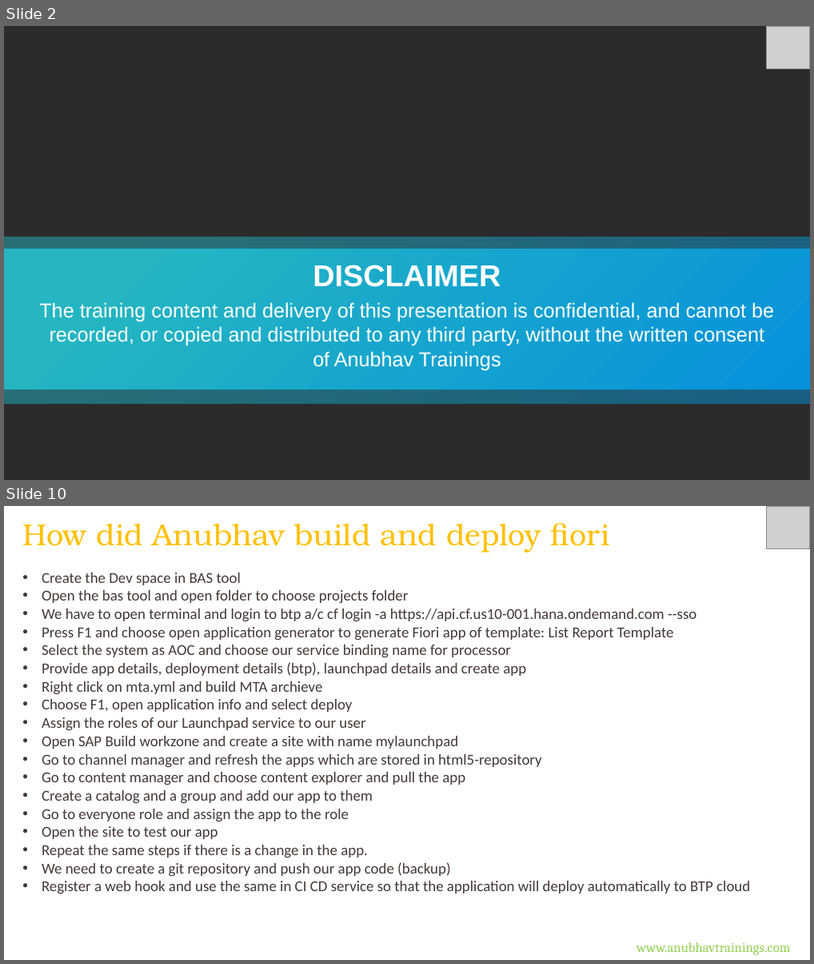
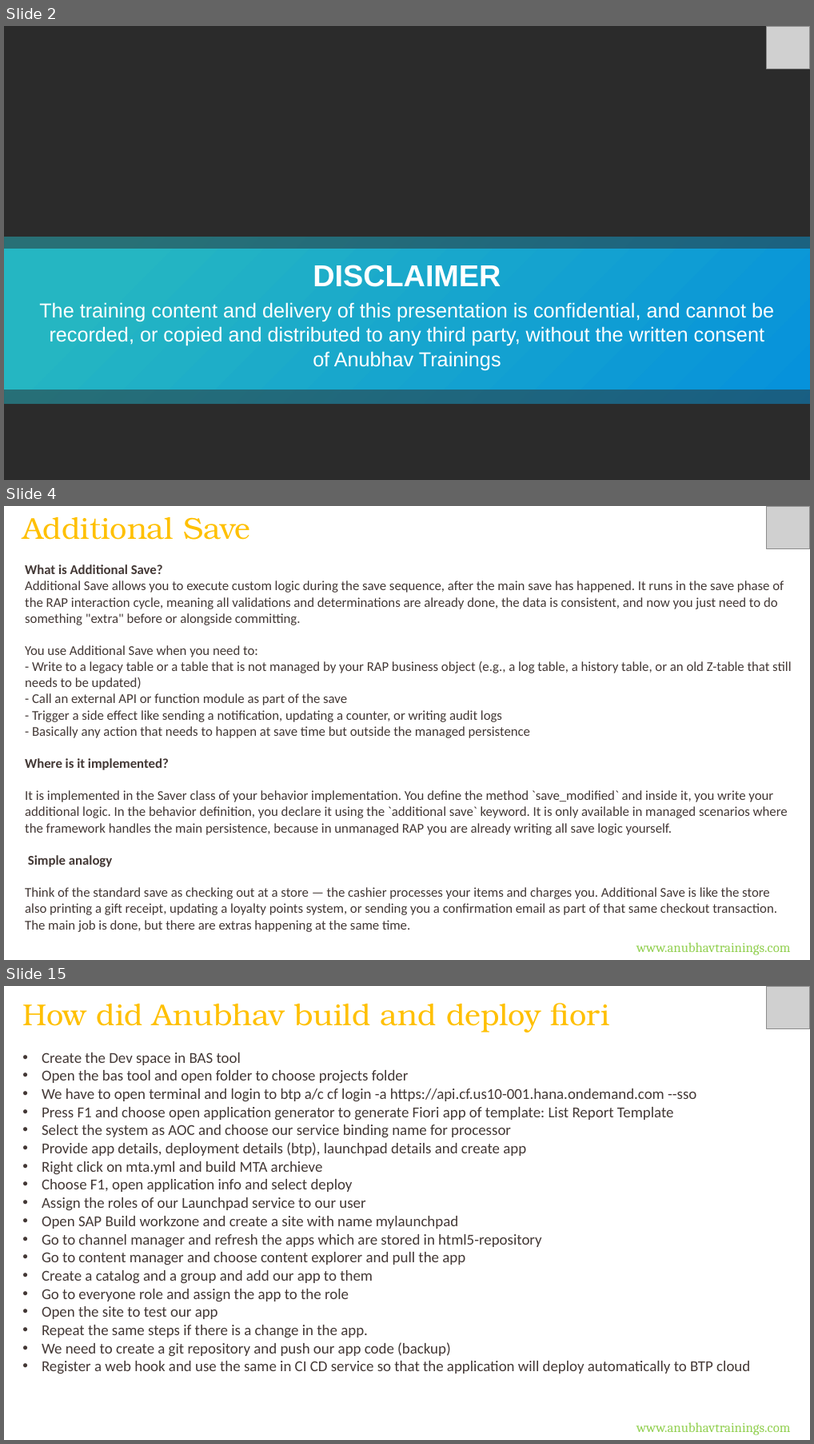
Before and after one commit to soyuztechnologies/Sony_SAP_BTP_Training, a slide deck: Day 26/DAY-26.pptx. Shown one above the other, each under a label of ours: slides 2 and 10 before the commit, slides 2, 4 and 15 after it; the slides between them are not shown. The pictures are 814x964 and 814x1444 pixels, drawn with LibreOffice and Linux fonts; fonts in the diff are those of the drawing; grey boxes stand for pictures; background and template pictures are left out; a plain dark background stands for a picture behind light text. Boxes give left, top, right and bottom in pixels: in the first picture for what was removed or moved away, otherwise in the second. Text is boxed around its words. In the diff, an @@ line names an element or a change of style, - is before the commit and + after.

Commit message:
Auto bot updater Anubhav Trainings

```diff
--- a/Day 26/DAY-26.pptx
+++ b/Day 26/DAY-26.pptx
@@ slide 4 added at (x1=4, y1=506, x2=810, y2=960), background #FFFFFF @@
@@ text added at (x1=22, y1=517, x2=250, y2=540), 36 pt, text #FFC000 @@
+Additional Save
@@ picture added at (x1=767, y1=506, x2=810, y2=549) @@
@@ text added at (x1=25, y1=564, x2=791, y2=932), 16 pt, text #433835 @@
+What is Additional Save?
+Additional Save allows you to execute custom logic during the save sequence, after the main save has happened. It runs in the save phase of the RAP interaction cycle, meaning all validations and determinations are already done, the data is consistent, and now you just need to do something "extra" before or alongside committing.
+You use Additional Save when you need to:
+- Write to a legacy table or a table that is not managed by your RAP business object (e.g., a log table, a history table, or an old Z-table that still needs to be updated)
+- Call an external API or function module as part of the save
+- Trigger a side effect like sending a notification, updating a counter, or writing audit logs
+- Basically any action that needs to happen at save time but outside the managed persistence
+Where is it implemented?
+It is implemented in the Saver class of your behavior implementation. You define the method `save_modified` and inside it, you write your additional logic. In the behavior definition, you declare it using the `additional save` keyword. It is only available in managed scenarios where the framework handles the main persistence, because in unmanaged RAP you are already writing all save logic yourself.
+Simple analogy
+Think of the standard save as checking out at a store — the cashier processes your items and charges you. Additional Save is like the store also printing a gift receipt, updating a loyalty points system, or sending you a confirmation email as part of that same checkout transaction. The main job is done, but there are extras happening at the same time.
@@ text added at (x1=637, y1=942, x2=790, y2=955), 16 pt, text #92D050 @@
+www.anubhavtrainings.com
@@ what was slide 10 is now slide 15 @@
```
Also in this commit, not shown: 3 slides changed, 4 other slides added, 5 other files.
